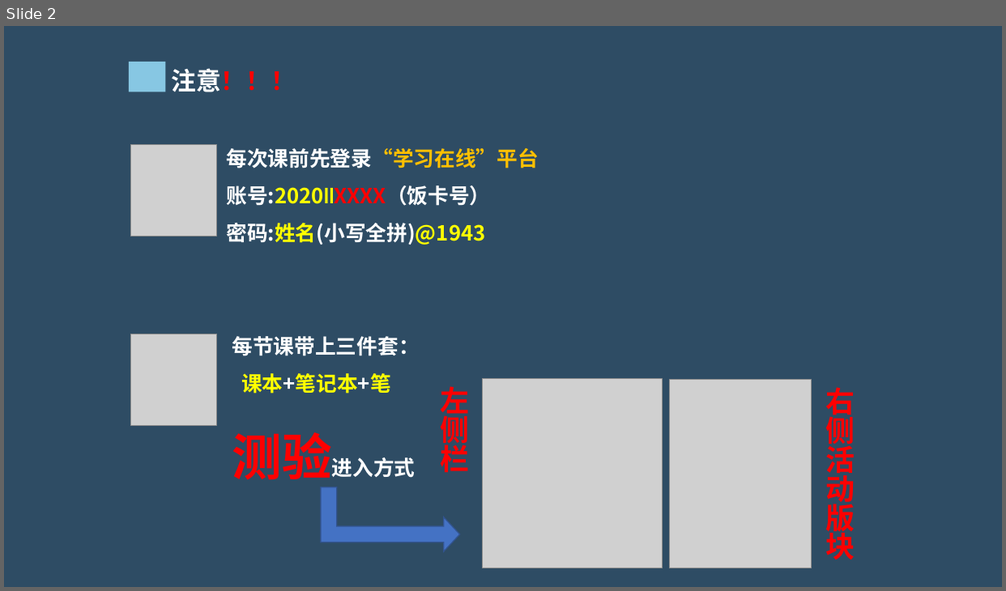
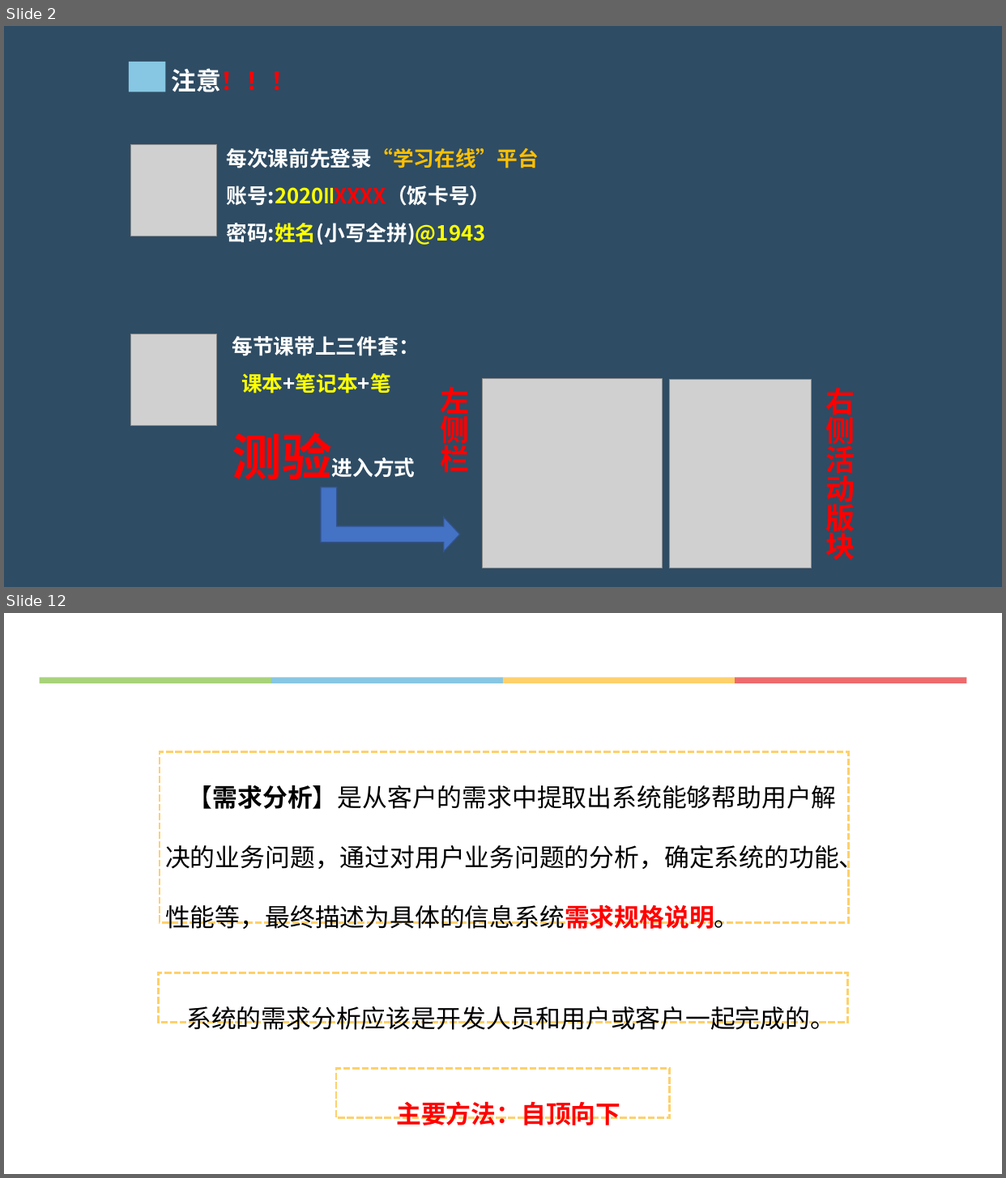
Before and after one commit to hongm32/2020design, a slide deck: 【第36课】信息系统的设计/【第36课】信息系统的设计.pptx. Shown one above the other, each under a label of ours: slide 2 before the commit, slides 2 and 12 after it; the slides between them are not shown. The pictures are 1006x591 and 1006x1178 pixels, drawn with LibreOffice and Linux fonts; fonts in the diff are those of the drawing; grey boxes stand for pictures. Boxes give left, top, right and bottom in pixels: in the first picture for what was removed or moved away, otherwise in the second. Text is boxed around its words. In the diff, an @@ line names an element or a change of style, - is before the commit and + after.

Commit message:
增加《【第40课】信息系统的数据处理》课件、相关资源

```diff
--- a/【第36课】信息系统的设计/【第36课】信息系统的设计.pptx
+++ b/【第36课】信息系统的设计/【第36课】信息系统的设计.pptx
@@ slide 12 added at [4,613,1002,1174], background #FFFFFF @@
@@ group added at [39,677,967,683]: 4 rectangles @@
@@ rectangle added at [160,752,849,923], outline #FED16C 2.25 pt dashed, 24 pt, text #000000 @@
+【需求分析】是从客户的需求中提取出系统能够帮助用户解决的业务问题，通过对用户业务问题的分析，确定系统的功能、性能等，最终描述为具体的信息系统需求规格说明。
@@ rectangle added at [158,973,848,1023], outline #FED16C 2.25 pt dashed, 24 pt, text #000000 @@
+系统的需求分析应该是开发人员和用户或客户一起完成的。
@@ rectangle added at [336,1069,671,1118], outline #FED16C 2.25 pt dashed, 24 pt, text #FF0000, bold @@
+主要方法：自顶向下
```
Also in this commit, not shown: 22 other slides added, 12 other files.
